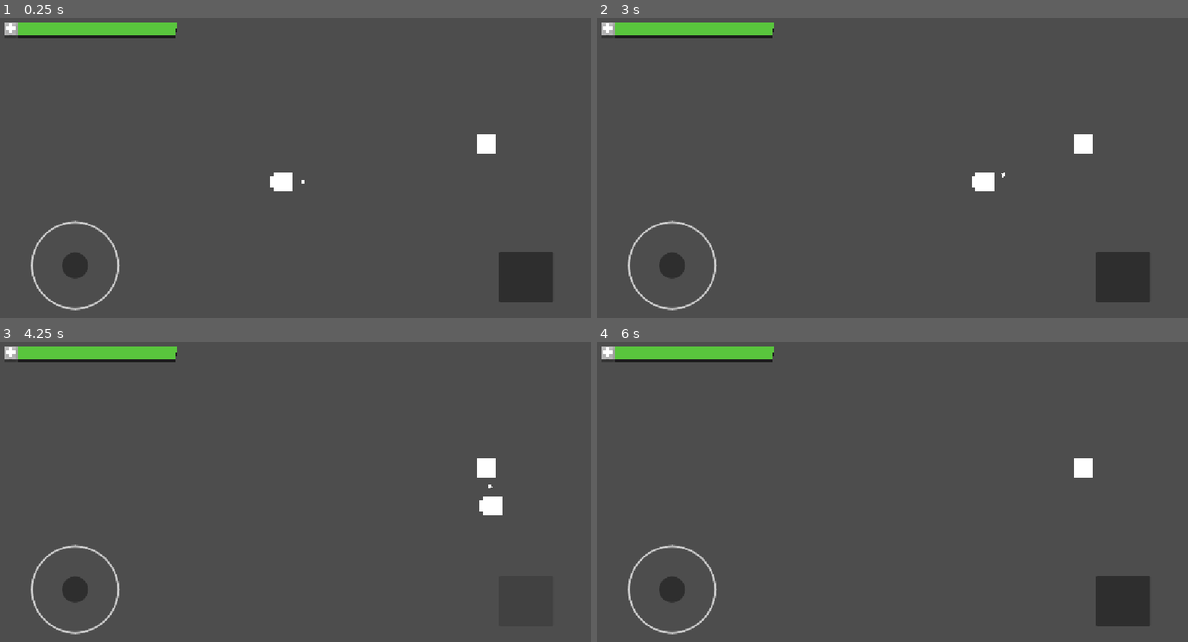
Above: before the commit, frames 1-4 (two rows, left to right).
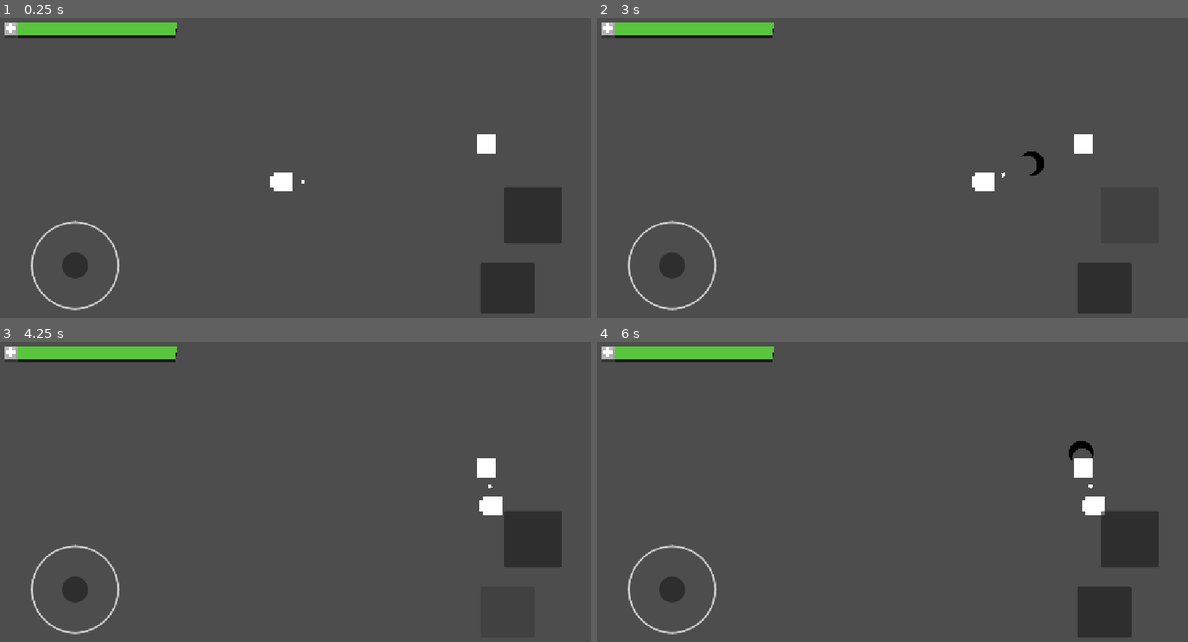
Above: after the commit, the same moments.

Repository: JPAF1017/Rogue-Recreation-Mobile
Game: Godot game, scene res://Levels/test_level.tscn
The game is run twice, just before and just after one commit, with the same random seed, the same clock (stepped at 60 frames per second) and the same inputs.
Inputs (mouse positions are in pixels of both pictures, inside the frame that each line leads up to; where the layout moved, square brackets give the same spot in the first picture):
- Up to frame 1 (0.25 s): no input
- Up to frame 2 (3 s): click (1128, 216) at 0.52 s; click (1105, 288) [1122, 276] at 1.25 s; click (1105, 288) [1122, 276] at 2 s; click (1128, 216) at 2.77 s
- Up to frame 3 (4.25 s): click (508, 612) [525, 600] at 3.5 s
- Up to frame 4 (6 s): click (1128, 540) at 4.27 s; tap Enter at 5 s; move the mouse to (1022, 483) at 5.02 s; tap A (A) at 5.1 s; tap D (D) at 5.3, 5.85 s; tap Space at 5.75 s; move the mouse to (768, 519) at 5.77 s

The runs differ from the first frame. In frame 1, 3.3% of the frame differs, in the area x 81-96%, y 56-99%; in frame 2, 1.6%; in frame 3, 1.8%; in frame 4, 3.6%, in the area x 79-96%, y 33-99%.

Commit message:
added a projectile shooter component

Diff:
--- /dev/null
+++ b/Components/GameLogic/projectile_shooter_component.tscn
@@ -0,0 +1,6 @@
+[gd_scene format=3 uid="uid://cuvnodo75tsd6"]
+
+[ext_resource type="Script" uid="uid://dr7ngvmqcjm37" path="res://Components/Scripts/projectile_shooter_component.gd" id="1_jmivs"]
+
+[node name="ProjectileShooterComponent" type="Node2D" unique_id=293995391]
+script = ExtResource("1_jmivs")
--- a/Components/Scripts/melee_attack_component.gd
+++ b/Components/Scripts/melee_attack_component.gd
@@ -204,3 +204,7 @@
 func _disconnect_attack_button() -> void:
 	if attack_button and attack_button.pressed.is_connected(trigger_attack):
 		attack_button.pressed.disconnect(trigger_attack)
+
+
+func assign_button(button: BaseButton) -> void:
+	self.attack_button = button
--- /dev/null
+++ b/Components/Scripts/projectile_shooter_component.gd
@@ -0,0 +1,308 @@
+class_name ProjectileShooterComponent
+extends Node2D
+
+signal attack_started(direction: Vector2)
+signal projectile_spawned(projectile: Node2D)
+signal attack_cooldown_finished
+signal projectile_type_changed(new_type: ProjectileType)
+
+enum AimMode {
+	ROTATOR_COMPONENT,
+	TARGET_DETECTOR,
+	INPUT_VECTOR,
+	MARKER_ROTATION,
+	MOUSE_OR_TOUCH
+}
+
+enum ProjectileType {
+	STANDARD_BULLET,
+	HIGH_SPEED_LASER,
+	SHOTGUN_SPREAD,
+	HEAVY_ROUND,
+	CUSTOM
+}
+
+@export_group("Projectile Selection & Testing")
+@export var active_projectile_type: ProjectileType = ProjectileType.STANDARD_BULLET:
+	set(value):
+		active_projectile_type = value
+		_on_projectile_type_changed()
+
+@export var standard_bullet_scene: PackedScene
+@export var high_speed_laser_scene: PackedScene
+@export var shotgun_spread_scene: PackedScene
+@export var heavy_round_scene: PackedScene
+@export var custom_projectile_scene: PackedScene
+
+@export_group("Spawn & Aiming")
+@export var spawn_marker: Marker2D
+@export var spawn_distance: float = 0.0
+@export var rotate_spawn_marker: bool = true
+@export var aim_mode: AimMode = AimMode.ROTATOR_COMPONENT
+@export var rotator_component: RotatorComponent
+@export var target_detector: TargetDetectorComponent
+@export var flipper_component: FlipperComponent
+
+@export_group("Combat & Ballistics")
+@export var damage: float = 20.0
+@export var knockback_force: float = 150.0
+@export var fire_rate: float = 0.25
+@export var auto_fire: bool = false
+
+@export_group("Long Range Motion & Lifetime")
+@export var projectile_speed: float = 650.0
+@export var max_travel_distance: float = 600.0
+@export var max_lifetime: float = 2.5
+@export var max_pierce_count: int = 1
+
+@export_group("Multi-Shot & Accuracy")
+@export_range(1, 16, 1) var projectiles_per_shot: int = 1
+@export_range(0.0, 90.0, 0.5) var spread_angle_degrees: float = 0.0
+@export_range(0.0, 45.0, 0.5) var inaccuracy_degrees: float = 0.0
+@export var recoil_force: float = 0.0
+
+@export_group("Status Effects (Future Use)")
+@export var status_effect_component: Node
+
+@export_group("Input & Controls")
+@export var attack_action: StringName = &"attack"
+@export var attack_button: BaseButton:
+	set(value):
+		_disconnect_attack_button()
+		attack_button = value
+		_connect_attack_button()
+
+var _cooldown_timer: float = 0.0
+var _owner_body: Node2D
+var _marker_distance: float = 40.0
+var _is_firing_pressed: bool = false
+
+
+func _ready() -> void:
+	_owner_body = owner as Node2D
+	if not _owner_body:
+		_owner_body = get_parent() as Node2D
+
+	if not spawn_marker:
+		spawn_marker = get_node_or_null("SpawnMarker") as Marker2D
+
+	if spawn_distance > 0.0:
+		_marker_distance = spawn_distance
+	elif is_instance_valid(spawn_marker):
+		_marker_distance = spawn_marker.position.length()
+		if _marker_distance <= 0.0:
+			_marker_distance = 40.0
+
+
+func _unhandled_input(event: InputEvent) -> void:
+	if attack_action.is_empty():
+		return
+
+	if event.is_action_pressed(attack_action):
+		_is_firing_pressed = true
+		trigger_shot()
+	elif event.is_action_released(attack_action):
+		_is_firing_pressed = false
+
+
+func _physics_process(delta: float) -> void:
+	if _cooldown_timer > 0.0:
+		_cooldown_timer -= delta
+		if _cooldown_timer <= 0.0:
+			attack_cooldown_finished.emit()
+
+	if auto_fire and _is_firing_pressed and can_shoot():
+		trigger_shot()
+
+	_update_spawn_marker()
+
+
+func can_shoot() -> bool:
+	return _cooldown_timer <= 0.0
+
+
+func trigger_shot(custom_direction: Vector2 = Vector2.ZERO) -> bool:
+	if not can_shoot():
+		return false
+
+	var current_scene := get_active_projectile_scene()
+	if not current_scene:
+		push_warning("ProjectileShooterComponent: No PackedScene assigned for %s!" % [
+			ProjectileType.keys()[active_projectile_type]
+		])
+		return false
+
+	var base_direction := custom_direction
+	if base_direction == Vector2.ZERO:
+		base_direction = _calculate_aim_direction()
+
+	_cooldown_timer = fire_rate
+	attack_started.emit(base_direction)
+
+	if projectiles_per_shot == 1:
+		var final_dir := _apply_inaccuracy(base_direction)
+		_spawn_single_projectile(current_scene, final_dir)
+	else:
+		var spread_rad := deg_to_rad(spread_angle_degrees)
+		var angle_step := 0.0
+		if projectiles_per_shot > 1:
+			angle_step = spread_rad / float(projectiles_per_shot - 1)
+
+		var start_angle := -spread_rad * 0.5
+
+		for i in range(projectiles_per_shot):
+			var angle_offset := start_angle + (i * angle_step)
+			var bullet_dir := base_direction.rotated(angle_offset)
+			bullet_dir = _apply_inaccuracy(bullet_dir)
+			_spawn_single_projectile(current_scene, bullet_dir)
+
+	if recoil_force > 0.0 and _owner_body is CharacterBody2D:
+		var char_body := _owner_body as CharacterBody2D
+		char_body.velocity -= base_direction * recoil_force
+
+	return true
+
+
+func _spawn_single_projectile(scene: PackedScene, direction: Vector2) -> void:
+	var proj_instance := scene.instantiate() as Node2D
+	if not proj_instance:
+		return
+
+	var spawn_pos: Vector2 = global_position
+	if is_instance_valid(spawn_marker):
+		spawn_pos = spawn_marker.global_position
+
+	proj_instance.global_position = spawn_pos
+	proj_instance.global_rotation = direction.angle()
+
+	if proj_instance.has_method("setup_projectile"):
+		proj_instance.setup_projectile(
+			direction,
+			projectile_speed,
+			max_lifetime,
+			max_travel_distance,
+			damage,
+			knockback_force,
+			_owner_body,
+			status_effect_component,
+			max_pierce_count
+		)
+
+	var spawn_root: Node = get_tree().current_scene
+	if not spawn_root:
+		spawn_root = get_parent()
+
+	spawn_root.add_child(proj_instance)
+	projectile_spawned.emit(proj_instance)
+
+
+func _apply_inaccuracy(dir: Vector2) -> Vector2:
+	if inaccuracy_degrees <= 0.0:
+		return dir
+	var random_deg := randf_range(-inaccuracy_degrees, inaccuracy_degrees)
+	return dir.rotated(deg_to_rad(random_deg)).normalized()
+
+
+func get_active_projectile_scene() -> PackedScene:
+	match active_projectile_type:
+		ProjectileType.STANDARD_BULLET:
+			return standard_bullet_scene
+		ProjectileType.HIGH_SPEED_LASER:
+			return high_speed_laser_scene
+		ProjectileType.SHOTGUN_SPREAD:
+			return shotgun_spread_scene
+		ProjectileType.HEAVY_ROUND:
+			return heavy_round_scene
+		ProjectileType.CUSTOM:
+			return custom_projectile_scene
+	return null
+
+
+func _on_projectile_type_changed() -> void:
+	projectile_type_changed.emit(active_projectile_type)
+
+
+func cycle_projectile_type() -> void:
+	var total_types := ProjectileType.size()
+	active_projectile_type = ((active_projectile_type + 1) % total_types) as ProjectileType
+
+
+func _update_spawn_marker() -> void:
+	if not rotate_spawn_marker or not is_instance_valid(spawn_marker):
+		return
+
+	if not is_instance_valid(rotator_component) or not rotator_component.visual_to_rotate:
+		return
+
+	if spawn_marker.get_parent() == rotator_component.visual_to_rotate:
+		return
+
+	var angle := rotator_component.visual_to_rotate.global_rotation
+	spawn_marker.position = Vector2.RIGHT.rotated(angle) * _marker_distance
+	spawn_marker.global_rotation = angle
+
+
+func _calculate_aim_direction() -> Vector2:
+	match aim_mode:
+		AimMode.ROTATOR_COMPONENT:
+			if is_instance_valid(rotator_component) and rotator_component.visual_to_rotate:
+				return Vector2.RIGHT.rotated(rotator_component.visual_to_rotate.global_rotation)
+
+		AimMode.TARGET_DETECTOR:
+			if is_instance_valid(target_detector):
+				var target: Node2D = target_detector.get_target()
+				if is_instance_valid(target):
+					return (target.global_position - global_position).normalized()
+
+		AimMode.INPUT_VECTOR:
+			var input_dir := Input.get_vector("A", "D", "W", "S")
+			if input_dir.length_squared() > 0.01:
+				return input_dir.normalized()
+
+		AimMode.MARKER_ROTATION:
+			if is_instance_valid(spawn_marker):
+				return Vector2.RIGHT.rotated(spawn_marker.global_rotation)
+
+		AimMode.MOUSE_OR_TOUCH:
+			var mouse_pos := get_global_mouse_position()
+			var diff := mouse_pos - global_position
+			if diff.length_squared() > 0.01:
+				return diff.normalized()
+
+	var parent_body := _owner_body as CharacterBody2D
+	if parent_body and parent_body.velocity.length_squared() > 1.0:
+		return parent_body.velocity.normalized()
+
+	if is_instance_valid(flipper_component) and flipper_component.visual_to_flip:
+		return Vector2.RIGHT if flipper_component.visual_to_flip.scale.x > 0 else Vector2.LEFT
+
+	return Vector2.RIGHT
+
+
+func _connect_attack_button() -> void:
+	if attack_button:
+		if not attack_button.button_down.is_connected(_on_button_down):
+			attack_button.button_down.connect(_on_button_down)
+		if not attack_button.button_up.is_connected(_on_button_up):
+			attack_button.button_up.connect(_on_button_up)
+
+
+func _disconnect_attack_button() -> void:
+	if attack_button:
+		if attack_button.button_down.is_connected(_on_button_down):
+			attack_button.button_down.disconnect(_on_button_down)
+		if attack_button.button_up.is_connected(_on_button_up):
+			attack_button.button_up.disconnect(_on_button_up)
+
+
+func _on_button_down() -> void:
+	_is_firing_pressed = true
+	trigger_shot()
+
+
+func _on_button_up() -> void:
+	_is_firing_pressed = false
+
+
+func assign_button(button: BaseButton) -> void:
+	self.attack_button = button
--- a/SceneAssets/Projectiles/melee_projectile.tscn
+++ /dev/null
@@ -1,6 +0,0 @@
-[gd_scene format=3 uid="uid://n7jgmajiwesm"]
-
-[ext_resource type="Script" uid="uid://cp1kcjk6q284" path="res://SceneAssets/Projectiles/Scripts/melee_projectile.gd" id="1_a8rye"]
-
-[node name="MeleeProjectile" type="Area2D" unique_id=588632885]
-script = ExtResource("1_a8rye")
--- a/UI/Scripts/touch_controls.gd
+++ b/UI/Scripts/touch_controls.gd
@@ -2,6 +2,7 @@
 
 @onready var health_bar: HealthBarComponent = $CanvasLayer/PlayerHealthBar
 @onready var dash_button: Button = $DashButton
+@onready var attack_button: Button = $AttackButton
 
 func _ready() -> void:
 	var player = get_tree().get_first_node_in_group("player")
@@ -14,3 +15,7 @@
 	var dash_component: DashComponent = player.get_node_or_null("DashComponent")
 	if dash_component:
 		dash_component.assign_button(dash_button)
+
+	var melee_attack: MeleeAttackComponent = player.get_node_or_null("MeleeAttackComponent")
+	if melee_attack:
+		melee_attack.assign_button(attack_button)
--- a/UI/touch_controls.tscn
+++ b/UI/touch_controls.tscn
@@ -26,10 +26,17 @@
 
 [node name="DashButton" type="Button" parent="." unique_id=510469825]
 layout_mode = 0
-offset_left = 974.0
-offset_top = 468.0
-offset_right = 1078.0
-offset_bottom = 565.0
+offset_left = 938.0
+offset_top = 489.0
+offset_right = 1042.0
+offset_bottom = 586.0
+
+[node name="AttackButton" type="Button" parent="." unique_id=1030865803]
+layout_mode = 0
+offset_left = 984.0
+offset_top = 343.0
+offset_right = 1094.0
+offset_bottom = 452.0
 
 [node name="CanvasLayer" type="CanvasLayer" parent="." unique_id=1661106396]
 
Not shown, added: Components/Scripts/projectile_shooter_component.gd.uid
